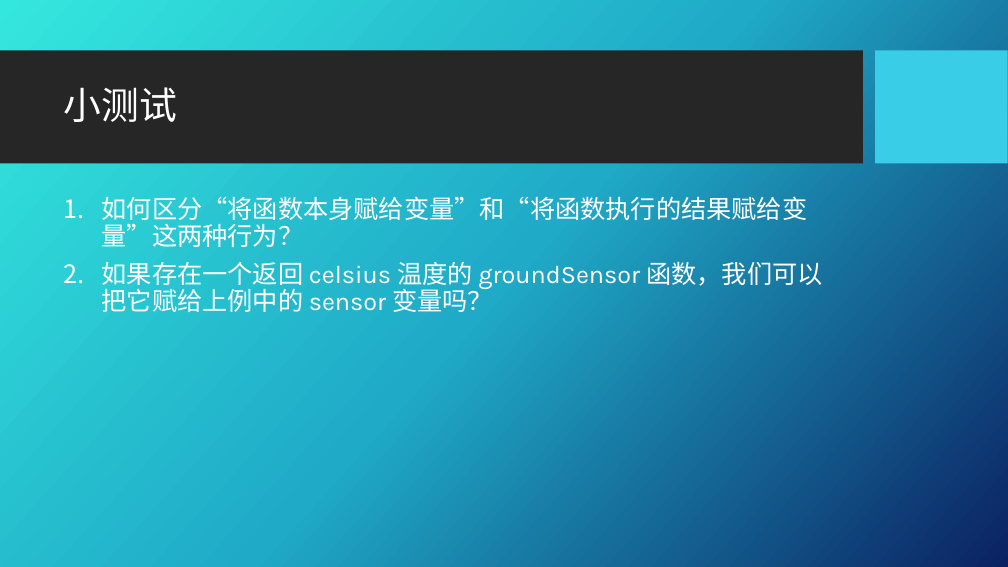
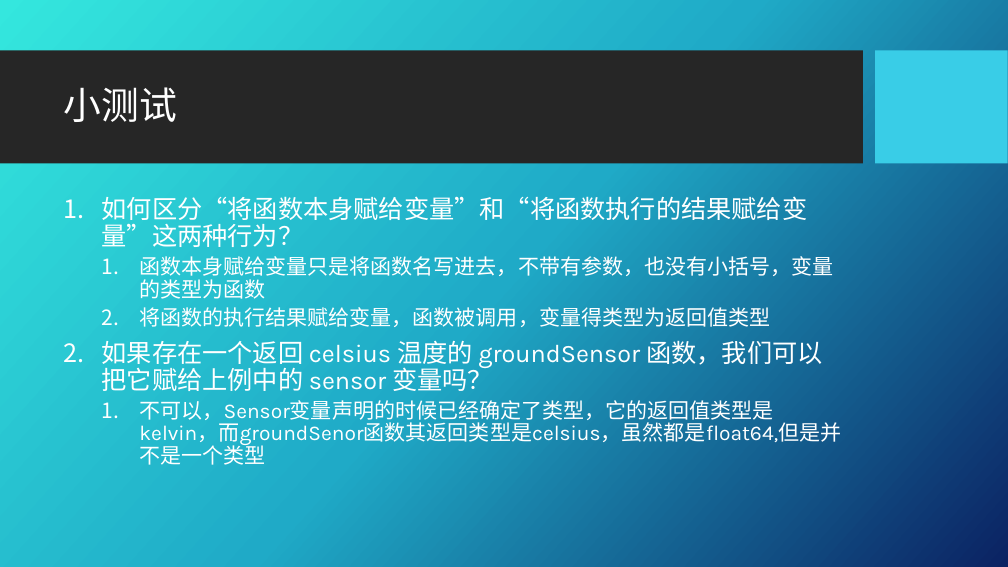
Before and after one commit to Applevegetable/note, a slide deck: slide 5 of PPT/Go 14.pptx. Drawn at 1008x567 pixels with LibreOffice and Linux fonts; fonts in the diff are those of the drawing; background and template pictures are left out. Boxes give left, top, right and bottom in pixels: in the first picture for what was removed or moved away, otherwise in the second. Text is boxed around its words. In the diff, an @@ line names an element or a change of style, - is before the commit and + after.

```diff
--- a/PPT/Go 14.pptx
+++ b/PPT/Go 14.pptx
@@ text at bbox=[139, 253, 833, 330]: paragraphs added @@
+  1. 函数本身赋给变量只是将函数名写进去，不带有参数，也没有小括号，变量的类型为函数
+  2. 将函数的执行结果赋给变量，函数被调用，变量得类型为返回值类型
@@ text at bbox=[139, 397, 841, 465]: paragraph added @@
+  1. 不可以，Sensor变量声明的时候已经确定了类型，它的返回值类型是kelvin，而groundSenor函数其返回类型是celsius，虽然都是float64,但是并不是一个类型
```
Also in this commit, not shown: 2 other slides changed, 13 other files.
